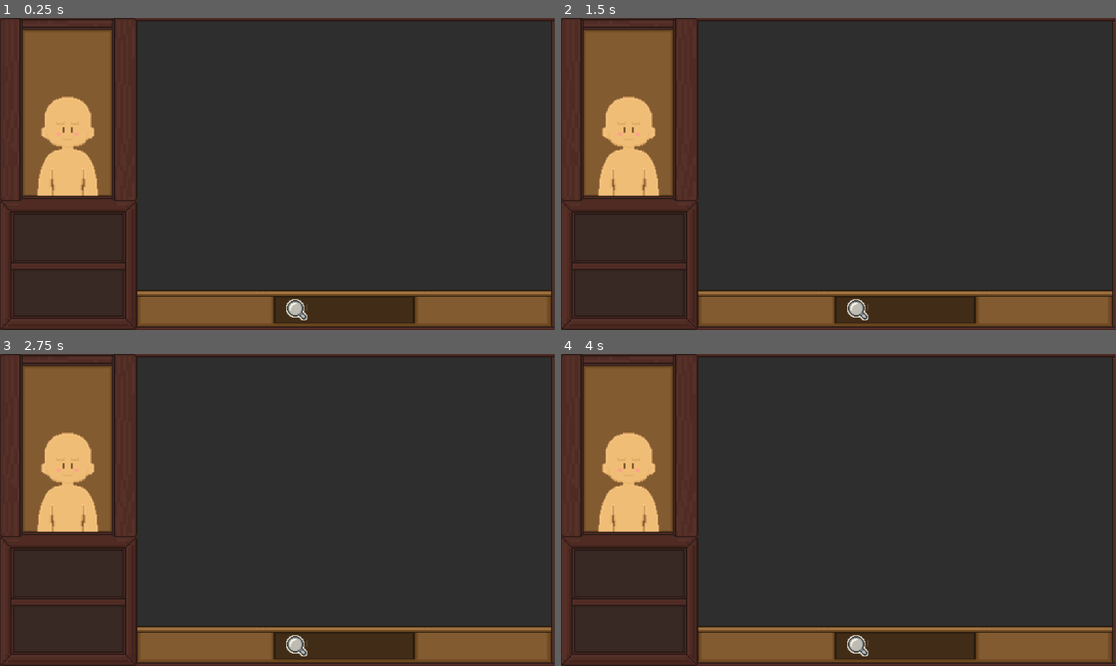
Above: before the commit, frames 1-4 (two rows, left to right).
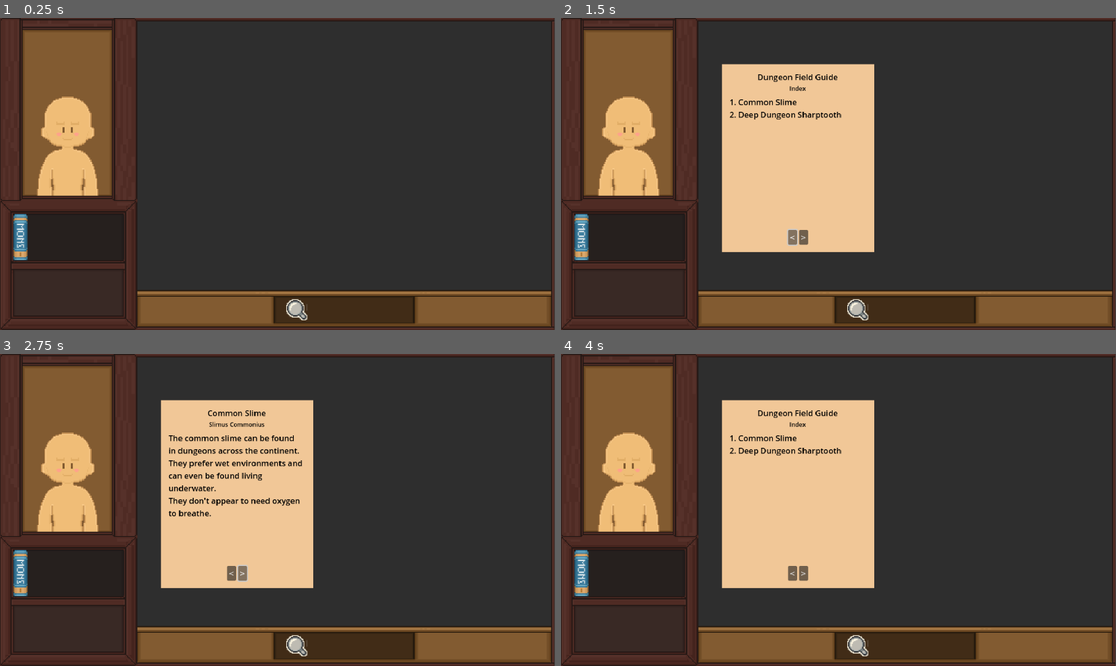
Above: after the commit, the same moments.

Repository: brekkiee/Dungeonologist
Game: Godot game, scene res://Scenes/home.tscn
Same seed, same stepped clock (60 frames per second), same inputs: the game is played once before the commit and once after it.
Inputs (mouse positions are in pixels of both pictures, inside the frame that each line leads up to):
- Up to frame 1 (0.25 s): no input
- Up to frame 2 (1.5 s): click (583, 236) at 0.52 s; click (794, 236) at 1.25 s, where only the run after the commit has a clickable "<"
- Up to frame 3 (2.75 s): click (244, 572) at 2 s, where only the run after the commit has a clickable ">"
- Up to frame 4 (4 s): click (583, 572) at 2.77 s; click (583, 572) at 3.52 s

The runs differ from the first frame. In frame 1, 0.4% of the frame differs, in the area x 2-23%, y 62-78%; in frame 2, 17%, in the area x 2-57%, y 14-78%; in frame 3, 17%; in frame 4, 17%.

Commit message:
Added Book UI
- added a button to open and close book UI
- added simple book page template
- added buttons to navigate between book pages
- wrote script to change book page content based on page index

Diff:
--- a/Scenes/UI.tscn
+++ b/Scenes/UI.tscn
@@ -1,20 +1,23 @@
-[gd_scene load_steps=6 format=3 uid="uid://bphpdmmsdqanf"]
+[gd_scene load_steps=8 format=3 uid="uid://bphpdmmsdqanf"]
 
 [ext_resource type="Texture2D" uid="uid://c3lix6m1sr8pq" path="res://Assets/Border.png" id="1_fmdvm"]
-[ext_resource type="Texture2D" uid="uid://cxq3ulj8y7o0v" path="res://Assets/bare.png" id="2_y7mte"]
+[ext_resource type="Script" path="res://Scripts/UI.gd" id="1_kg4ec"]
+[ext_resource type="Texture2D" uid="uid://cxq3ulj8y7o0v" path="res://Assets/Sprites/bare.png" id="2_ok5nv"]
 [ext_resource type="Texture2D" uid="uid://lwtjxiowv28w" path="res://Assets/chatbox.png" id="3_0kcfq"]
+[ext_resource type="Texture2D" uid="uid://b305gyiy1canp" path="res://Assets/Sprites/mon_book.png" id="4_iyqxm"]
 
 [sub_resource type="StyleBoxEmpty" id="StyleBoxEmpty_och05"]
 
 [sub_resource type="StyleBoxEmpty" id="StyleBoxEmpty_okj4b"]
 
-[node name="Control" type="Control"]
+[node name="MainUI" type="Control"]
 layout_mode = 3
 anchors_preset = 15
 anchor_right = 1.0
 anchor_bottom = 1.0
 grow_horizontal = 2
 grow_vertical = 2
+script = ExtResource("1_kg4ec")
 
 [node name="MainScreen" type="Panel" parent="."]
 layout_mode = 1
@@ -70,7 +73,7 @@
 grow_horizontal = 2
 grow_vertical = 2
 scale = Vector2(1.00347, 1.02213)
-texture = ExtResource("2_y7mte")
+texture = ExtResource("2_ok5nv")
 expand_mode = 1
 flip_v = true
 
@@ -87,3 +90,22 @@
 grow_horizontal = 2
 scale = Vector2(0.47266, 0.278712)
 texture = ExtResource("3_0kcfq")
+
+[node name="BookShelf" type="Panel" parent="MainScreen/ScreenBorders"]
+clip_contents = true
+layout_mode = 0
+offset_left = 28.0
+offset_top = 407.0
+offset_right = 259.0
+offset_bottom = 503.0
+
+[node name="MonsterBook" type="TextureButton" parent="MainScreen/ScreenBorders/BookShelf"]
+layout_mode = 0
+offset_left = 1.0
+offset_right = 30.0
+offset_bottom = 98.0
+action_mode = 0
+texture_normal = ExtResource("4_iyqxm")
+stretch_mode = 0
+
+[connection signal="pressed" from="MainScreen/ScreenBorders/BookShelf/MonsterBook" to="." method="_on_monster_book_pressed"]
--- /dev/null
+++ b/Scenes/book.tscn
@@ -0,0 +1,71 @@
+[gd_scene load_steps=3 format=3 uid="uid://c4lvsnq5ef3lw"]
+
+[ext_resource type="Script" path="res://Scripts/book.gd" id="1_f22mp"]
+
+[sub_resource type="StyleBoxFlat" id="StyleBoxFlat_c4fur"]
+bg_color = Color(0.945098, 0.780392, 0.592157, 1)
+
+[node name="Book" type="PanelContainer"]
+anchors_preset = 8
+anchor_left = 0.5
+anchor_top = 0.5
+anchor_right = 0.5
+anchor_bottom = 0.5
+offset_left = -242.0
+offset_top = -228.0
+offset_right = 62.0
+offset_bottom = 162.0
+grow_horizontal = 2
+grow_vertical = 2
+scale = Vector2(1.04, 1)
+theme_override_styles/panel = SubResource("StyleBoxFlat_c4fur")
+script = ExtResource("1_f22mp")
+
+[node name="MarginContainer" type="MarginContainer" parent="."]
+layout_mode = 2
+theme_override_constants/margin_left = 15
+theme_override_constants/margin_top = 15
+theme_override_constants/margin_right = 15
+theme_override_constants/margin_bottom = 15
+
+[node name="VBoxContainer" type="VBoxContainer" parent="MarginContainer"]
+layout_mode = 2
+
+[node name="Title" type="Label" parent="MarginContainer/VBoxContainer"]
+layout_mode = 2
+theme_override_colors/font_color = Color(0, 0, 0, 1)
+horizontal_alignment = 1
+
+[node name="Title2" type="Label" parent="MarginContainer/VBoxContainer"]
+layout_mode = 2
+theme_override_colors/font_color = Color(0, 0, 0, 1)
+theme_override_font_sizes/font_size = 12
+horizontal_alignment = 1
+
+[node name="Pic" type="TextureRect" parent="MarginContainer/VBoxContainer"]
+layout_mode = 2
+
+[node name="Text" type="Label" parent="MarginContainer/VBoxContainer"]
+layout_mode = 2
+theme_override_colors/font_color = Color(0, 0, 0, 1)
+autowrap_mode = 2
+
+[node name="Spacer" type="Control" parent="MarginContainer/VBoxContainer"]
+layout_mode = 2
+size_flags_vertical = 3
+
+[node name="HBoxContainer" type="HBoxContainer" parent="MarginContainer/VBoxContainer"]
+layout_mode = 2
+size_flags_horizontal = 4
+size_flags_stretch_ratio = 0.0
+
+[node name="PrevPageButton" type="Button" parent="MarginContainer/VBoxContainer/HBoxContainer"]
+layout_mode = 2
+text = "<"
+
+[node name="NextPageButton" type="Button" parent="MarginContainer/VBoxContainer/HBoxContainer"]
+layout_mode = 2
+text = ">"
+
+[connection signal="pressed" from="MarginContainer/VBoxContainer/HBoxContainer/PrevPageButton" to="." method="_on_prev_page_button_pressed"]
+[connection signal="pressed" from="MarginContainer/VBoxContainer/HBoxContainer/NextPageButton" to="." method="_on_next_page_button_pressed"]
--- a/Scenes/magnifying_glass.tscn
+++ b/Scenes/magnifying_glass.tscn
@@ -1,7 +1,7 @@
 [gd_scene load_steps=4 format=3 uid="uid://d1eahw0u8vb76"]
 
 [ext_resource type="Script" path="res://Scripts/magnifying_glass.gd" id="1_28yun"]
-[ext_resource type="Texture2D" uid="uid://dq31row4lb5gd" path="res://Assets/magnifying_glass.png" id="2_h2pda"]
+[ext_resource type="Texture2D" uid="uid://dq31row4lb5gd" path="res://Assets/Sprites/magnifying_glass.png" id="2_h2pda"]
 
 [sub_resource type="RectangleShape2D" id="RectangleShape2D_4f2kd"]
 
--- /dev/null
+++ b/Scripts/UI.gd
@@ -0,0 +1,15 @@
+extends Control
+
+@onready var book_scene = preload("res://Scenes/book.tscn")
+
+var book
+var book_open = false
+
+func _on_monster_book_pressed():
+	if not book_open:
+		book_open = true
+		book = book_scene.instantiate()
+		get_tree().root.add_child(book)
+	elif book_open:
+		book.queue_free()
+		book_open = false
--- /dev/null
+++ b/Scripts/book.gd
@@ -0,0 +1,67 @@
+extends PanelContainer
+
+@onready var title_label = $MarginContainer/VBoxContainer/Title
+@onready var title2_label = $MarginContainer/VBoxContainer/Title2
+@onready var pic_texture = $MarginContainer/VBoxContainer/Pic
+@onready var text_label = $MarginContainer/VBoxContainer/Text
+
+var title = ""
+var title2 = ""
+var pic = 0
+var text
+var page_index = 0
+
+func _ready():
+	_display_title_page()
+
+const page_text: Array[String] = [
+	"0",
+	"1",
+	"Common Slime",
+	"Slimus Commonius",
+	"The common slime can be found in dungeons across the continent.
+	They prefer wet environments and can even be found living underwater.
+	They don't appear to need oxygen to breathe. ",
+	"2",
+	"Deep Dungeon Sharptooth",
+	"Sharpus Deepus",
+	"The Deep Dungeon Sharptooth is said to lurk in the deepest levels of the dungeon.
+	There has only been three sightings... at least by those who have lived to report it.",
+]
+
+func _display_page(index: int, text_to_display: Array):
+	print(page_index)
+	title_label.text = text_to_display[index + 1]
+	title2_label.text = text_to_display[index + 2]
+	text_label.text = text_to_display[index + 3]
+
+func _display_title_page():
+	print(page_index)
+	title_label.text = "Dungeon Field Guide"
+	title2_label.text = "Index"
+	text_label.text = "1. Common Slime
+	2. Deep Dungeon Sharptooth"
+
+func _on_prev_page_button_pressed():
+	if page_index == 0: # already on title page
+		return
+
+	if page_index == 1: # on page 1
+		page_index = 0
+		_display_title_page()
+
+	if page_index >= 2:
+		page_index -= 4
+		_display_page(page_index, page_text)
+
+func _on_next_page_button_pressed():
+	if page_index >= page_text.size() - 4: # end of book, don't turn page
+		return
+
+	if page_index >= 1:
+		page_index += 4
+		_display_page(page_index, page_text)
+
+	if page_index == 0: # on title page
+		page_index = 1
+		_display_page(page_index, page_text)
Renamed: Assets/bare.png -> Assets/Sprites/bare.png
Not shown, changed: Assets/Sprites/bare.png.import
Renamed: Assets/magnifying_glass.png -> Assets/Sprites/magnifying_glass.png
Not shown, changed: Assets/Sprites/magnifying_glass.png.import
Binary file added: Assets/Sprites/mon_book.png
Not shown, added: Assets/Sprites/mon_book.png.import
Not shown, added: Scenes/boo8FCC.tmp
Not shown, added: Scenes/booE23C.tmp
